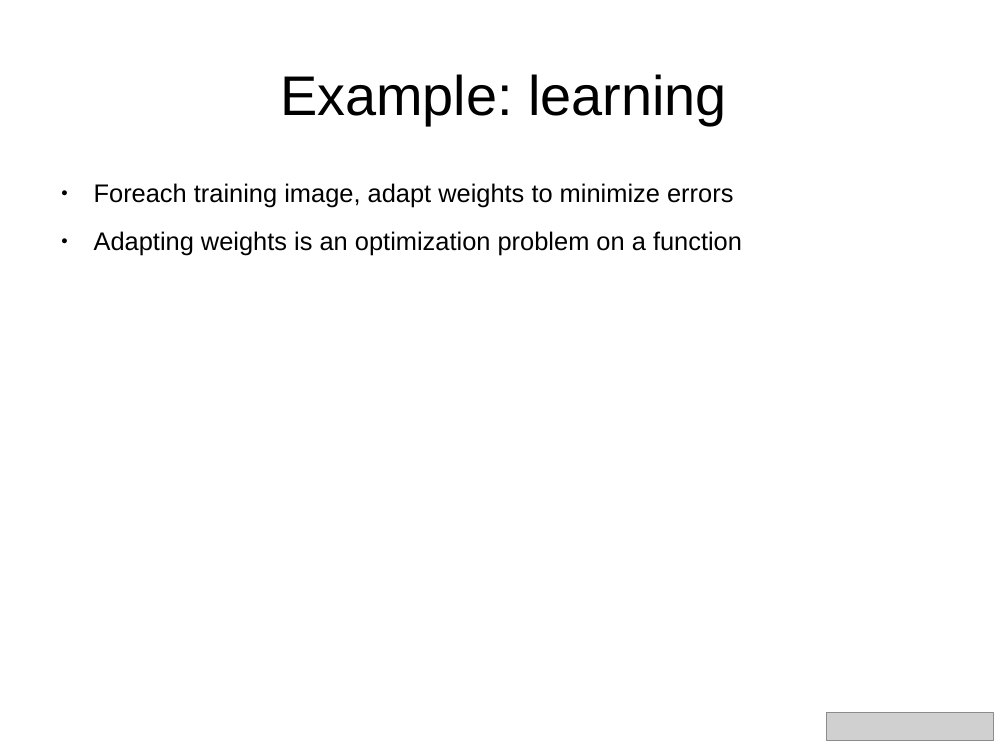
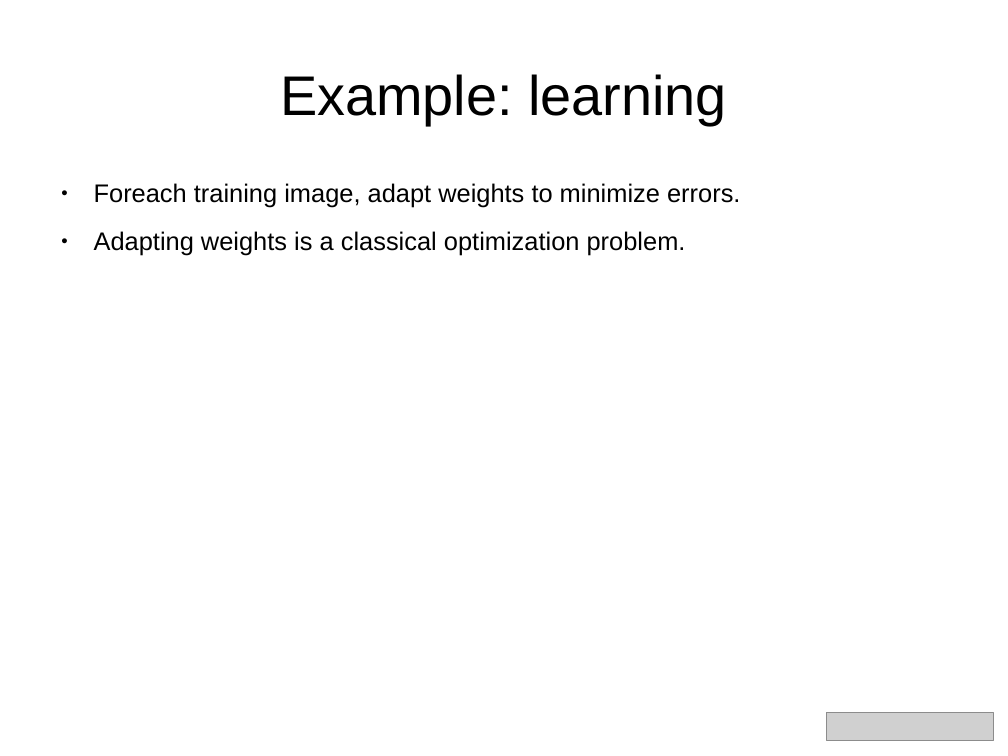
Before and after one commit to aoldemeier/an-introduction-to-tensorflow, a slide deck: slide 14 of slides_simplified.odp. Drawn at 1008x756 pixels with LibreOffice and Linux fonts; fonts in the diff are those of the drawing; grey boxes stand for pictures. Boxes give left, top, right and bottom in pixels: in the first picture for what was removed or moved away, otherwise in the second. Text is boxed around its words. In the diff, an @@ line names an element or a change of style, - is before the commit and + after.

```diff
--- a/slides_simplified.odp
+++ b/slides_simplified.odp
@@ text at <box>94,183,740,256</box>: text changed @@
-● Foreach training image, adapt weights to minimize errors
-● Adapting weights is an optimization problem on a function
+● Foreach training image, adapt weights to minimize errors.
+● Adapting weights is a classical optimization problem.
```
Also in this commit, not shown: 13 other slides changed, 1 slide removed, 1 other file.
